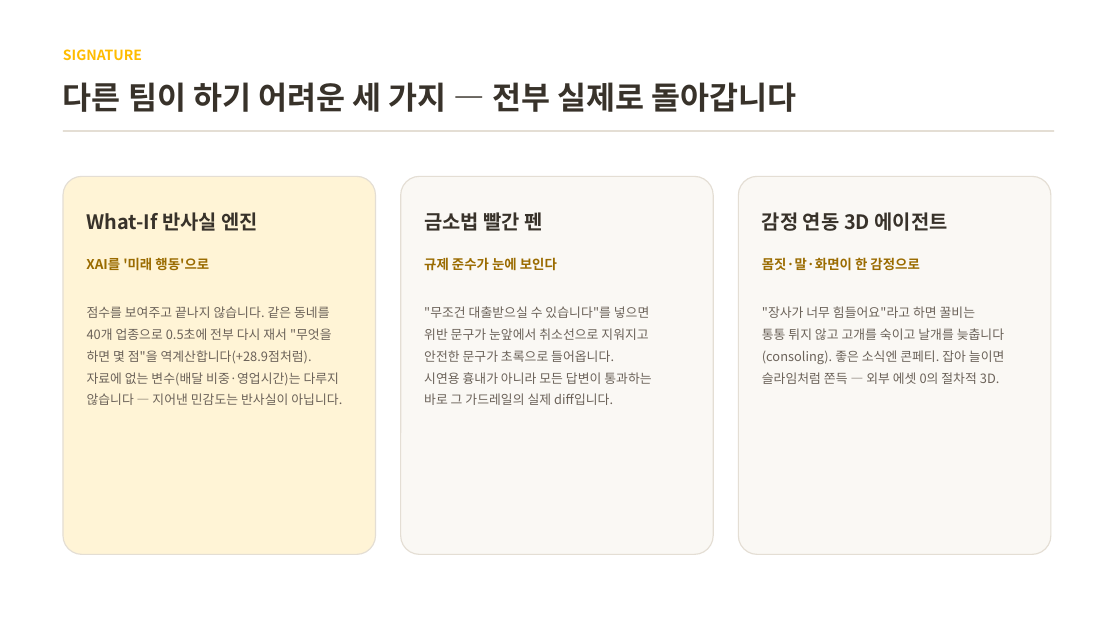
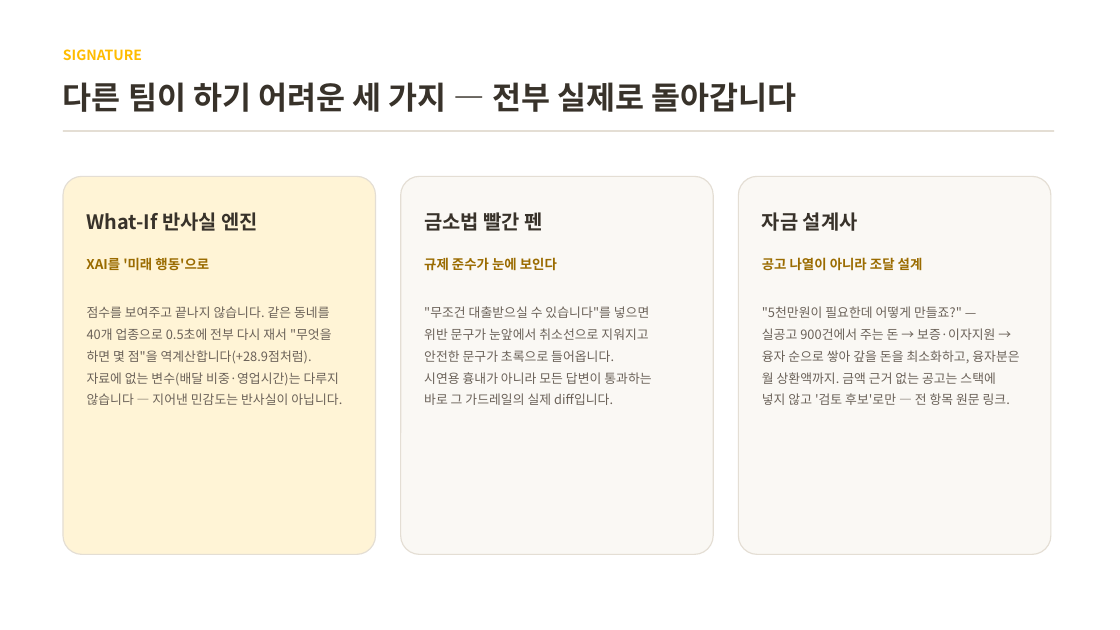
Before and after one commit to BioCode67/kb-kkulbee-smallbiz-multiagent, a slide deck: slide 10 of docs/꿀비_기술설명서.pptx. Drawn at 1120x630 pixels with LibreOffice and Linux fonts; fonts in the diff are those of the drawing. Boxes give left, top, right and bottom in pixels: in the first picture for what was removed or moved away, otherwise in the second. Text is boxed around its words. In the diff, an @@ line names an element or a change of style, - is before the commit and + after.

```diff
--- a/docs/꿀비_기술설명서.pptx
+++ b/docs/꿀비_기술설명서.pptx
@@ text at box(762, 212, 858, 231): text changed @@
-감정 연동 3D 에이전트
+자금 설계사
@@ text at box(762, 257, 923, 271): text changed @@
-몸짓·말·화면이 한 감정으로
+공고 나열이 아니라 조달 설계
@@ text at box(762, 306, 1019, 405): text changed @@
-"장사가 너무 힘들어요"라고 하면 꿀비는
-통통 튀지 않고 고개를 숙이고 날개를 늦춥니다
-(consoling). 좋은 소식엔 콘페티. 잡아 늘이면
-슬라임처럼 쫀득 — 외부 에셋 0의 절차적 3D.
+"5천만원이 필요한데 어떻게 만들죠?" —
+실공고 900건에서 주는 돈 → 보증·이자지원 →
+융자 순으로 쌓아 갚을 돈을 최소화하고, 융자분은
+월 상환액까지. 금액 근거 없는 공고는 스택에
+넣지 않고 '검토 후보'로만 — 전 항목 원문 링크.
```
Also in this commit, not shown: 1 other slide changed, 9 other files.
